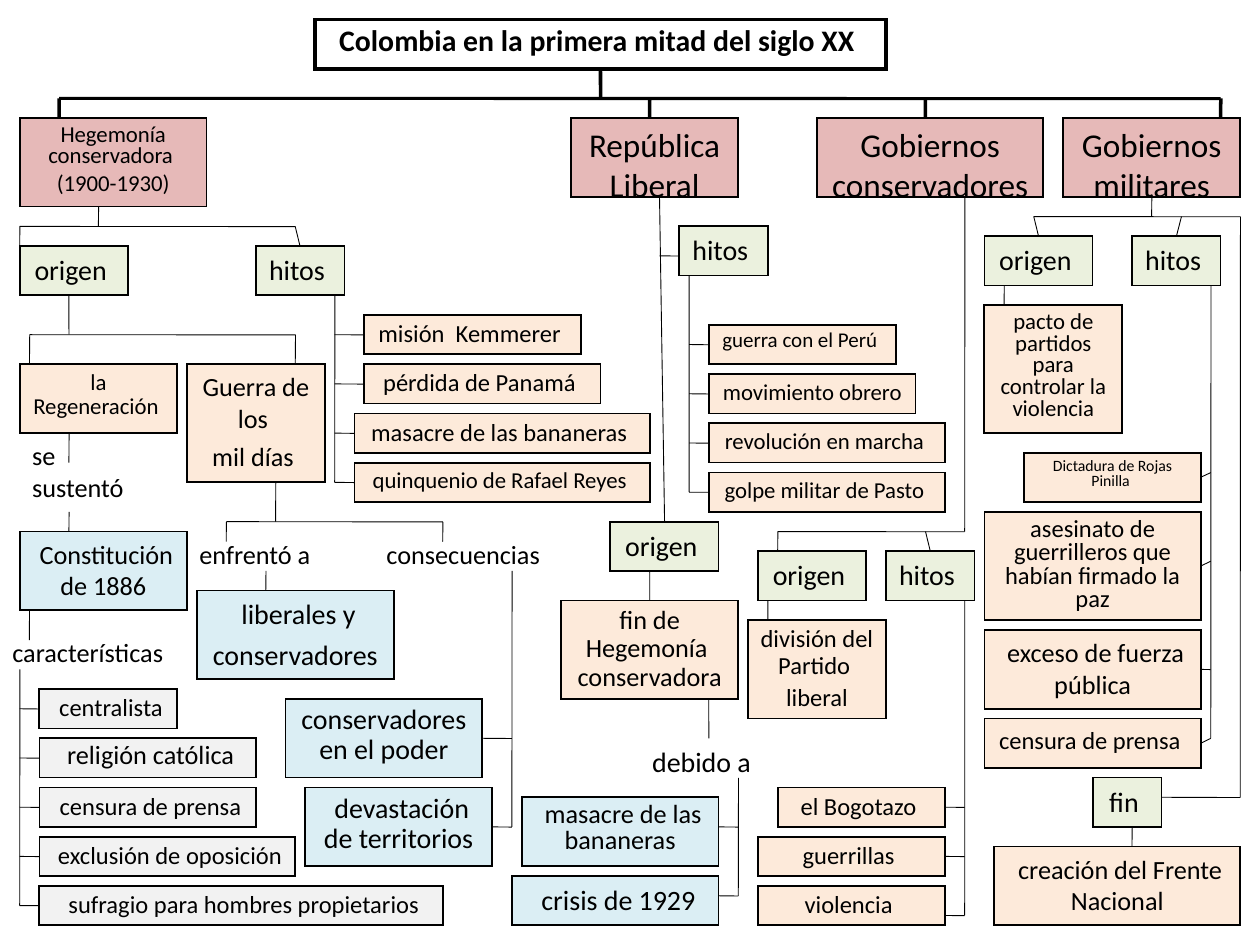
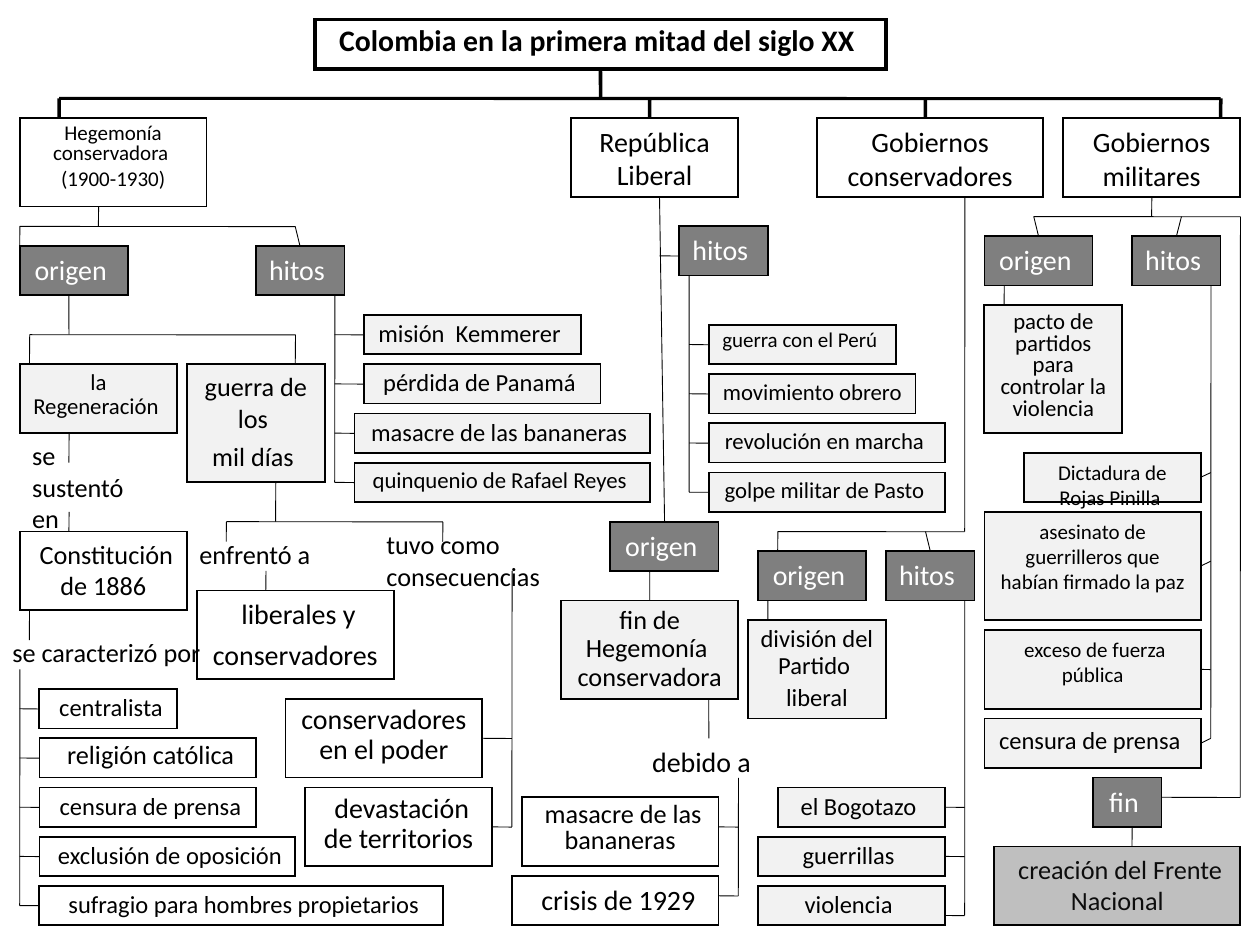
Before and after one commit to AulaPlanetaColombia/CienciasSociales, a slide deck: slide 1 of fuentes/contenidos/grado09/guion04/CS_09_04_REC270.ppt. Drawn at 1260x945 pixels with LibreOffice and Linux fonts; fonts in the diff are those of the drawing. Boxes give left, top, right and bottom in pixels: in the first picture for what was removed or moved away, otherwise in the second. Text is boxed around its words. In the diff, an @@ line names an element or a change of style, - is before the commit and + after.

```diff
--- a/fuentes/contenidos/grado09/guion04/CS_09_04_REC270.ppt
+++ b/fuentes/contenidos/grado09/guion04/CS_09_04_REC270.ppt
@@ rectangle "Hegemonía conservadora" at (20,118,207,207): size 13 to 12 pt; fill #E6B9B8 to #FFFFFF @@
@@ size 19 to 16 pt; fill #E6B9B8 to #FFFFFF in 3 elements at (571,118,738,198), (816,118,1043,198), (1063,118,1241,198) @@
@@ text in rectangle at (205,377,307,429): text changed @@
-Guerra de los
+guerra de los
@@ text at (32,452,123,532): text changed @@
-se sustentó
+se sustentó en
@@ rectangle "Dictadura de Rojas Pinilla" at (1024,452,1202,501): size 9 to 12 pt; line spacing 0.8 to 1; fill #FDEADA to #F2F2F2 @@
@@ text at (386,533,539,592): text changed @@
-consecuencias
+tuvo como consecuencias
@@ rectangle "asesinato de guerrilleros que habían ..." at (984,512,1201,620): size 14 to 12 pt; line spacing 0.8 to 1; fill #FDEADA to #F2F2F2 @@
@@ text at (12,641,201,669): text changed @@
-características
+se caracterizó por
@@ rectangle "exceso de fuerza pública" at (984,630,1201,709): size 15 to 12 pt; fill #FDEADA to #F2F2F2 @@
@@ fill #FDEADA to #F2F2F2 in 17 elements at (364,364,601,403), (186,364,324,483), (20,364,178,433), (354,462,649,501), (364,315,581,354), (354,413,649,452), (561,601,738,699), (709,325,896,364), (709,423,945,462), (709,374,916,413), (709,472,945,512), (748,620,886,718), (777,788,945,827), (759,837,945,876), (759,886,945,925), (984,305,1121,433), (984,718,1201,767) @@
@@ text colour #000000 to #FFFFFF; fill #EBF1DE to #7F7F7F in 9 elements at (20,246,129,295), (256,246,344,295), (610,522,718,571), (679,227,767,276), (759,552,867,601), (886,552,974,601), (984,237,1092,286), (1131,237,1220,286), (1092,777,1162,827) @@
@@ fill #DBEEF4 to none in 6 elements at (20,532,188,610), (197,591,393,679), (286,699,483,779), (305,788,491,867), (512,876,718,925), (522,798,718,867) @@
@@ rectangle "creación del Frente Nacional" at (994,847,1240,925): text colour #000000 to #0D0D0D; fill #FDEADA to #BFBFBF @@
```
Also in this commit, not shown: 6 other files.
